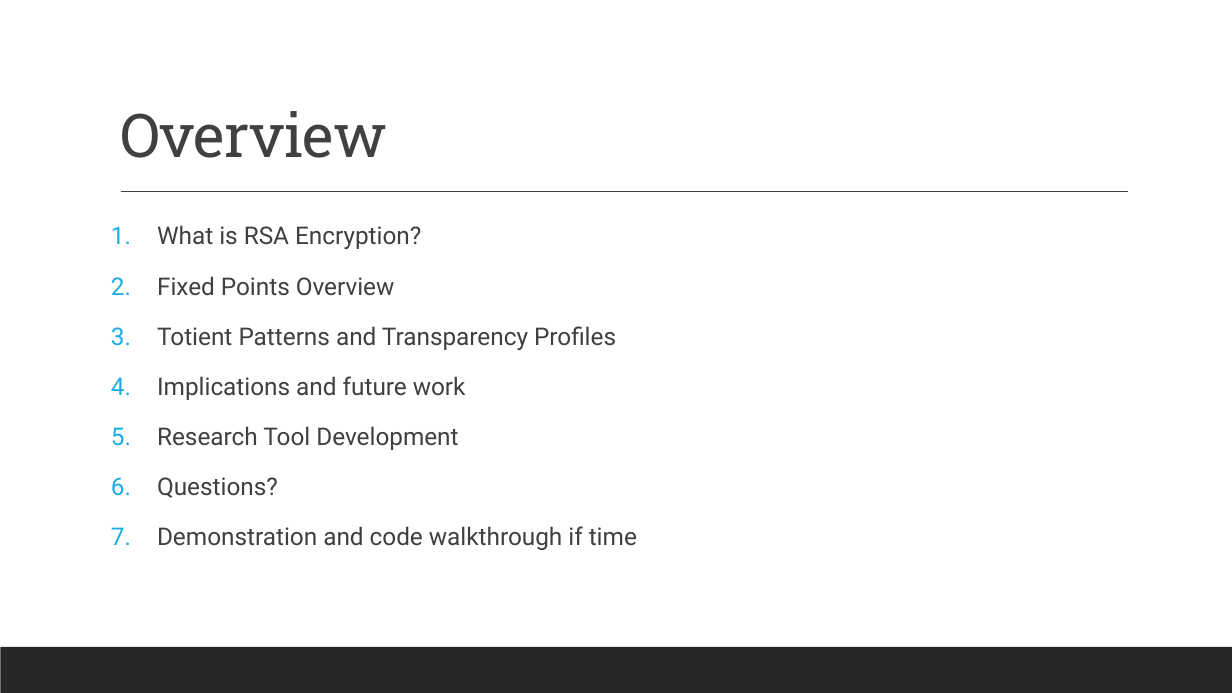
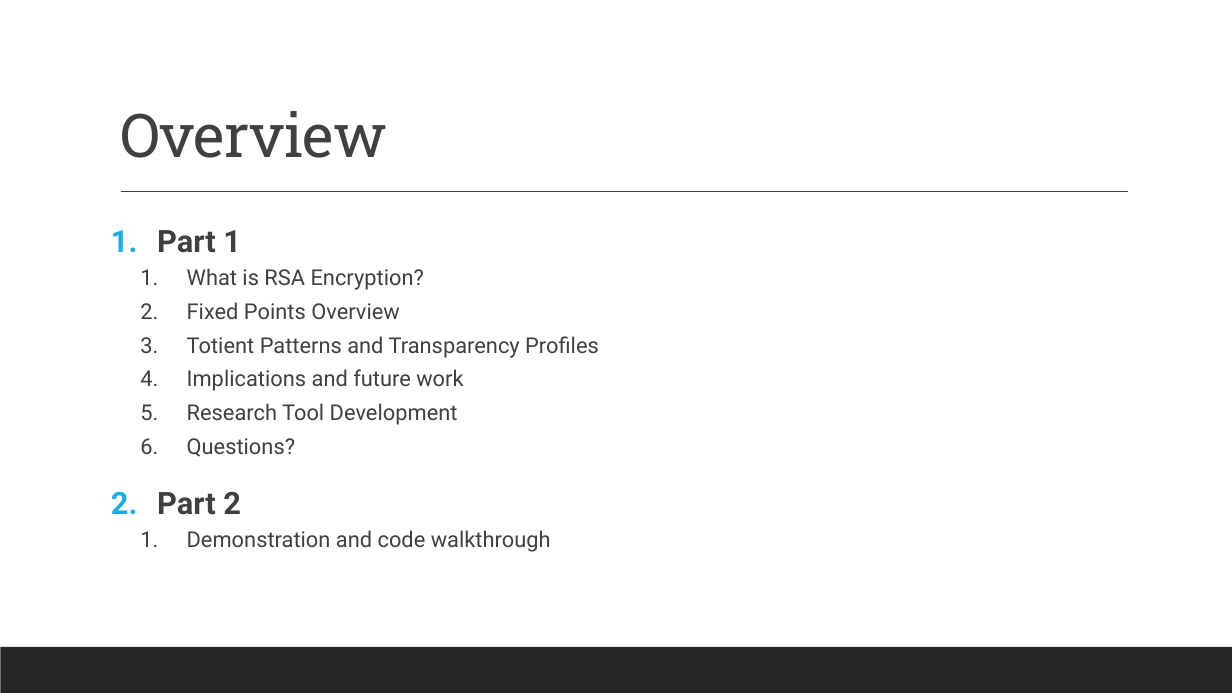
Before and after one commit to aronjschwartz/RSA_Encryption, a slide deck: slide 3 of RSA_Presentations/RSA_Research_Presentation_AronSchwartz.pptx. Drawn at 1232x693 pixels with LibreOffice and Linux fonts; fonts in the diff are those of the drawing. Boxes give left, top, right and bottom in pixels: in the first picture for what was removed or moved away, otherwise in the second. Text is boxed around its words. In the diff, an @@ line names an element or a change of style, - is before the commit and + after.

Commit message:
Slides update

```diff
--- a/RSA_Presentations/RSA_Research_Presentation_AronSchwartz.pptx
+++ b/RSA_Presentations/RSA_Research_Presentation_AronSchwartz.pptx
@@ text at (140, 230, 216, 285): paragraph added @@
+1. Part 1
@@ text at (187, 268, 599, 457): size 19 to 17 pt in "What is RSA Encryption?", "Fixed Points Overview", "Totient Patterns and Transparency Profiles", "Implications and future work" and 2 more places; list level 1 to 2 in "What is RSA Encryption?"; line spacing 1.1 to 1; list level 1 to 2 in "Fixed Points Overview"; list level 1 to 2 in "Totient Patterns and Transparency Profiles"; list level 1 to 2 in "Implications and future work"; list level 1 to 2 in "Research Tool Development"; list level 1 to 2 in "Questions?" @@
@@ text at (157, 492, 551, 552): text changed; size 19 to 17 pt @@
-7. Demonstration and code walkthrough if time
+2. Part 2
+  1. Demonstration and code walkthrough
```
